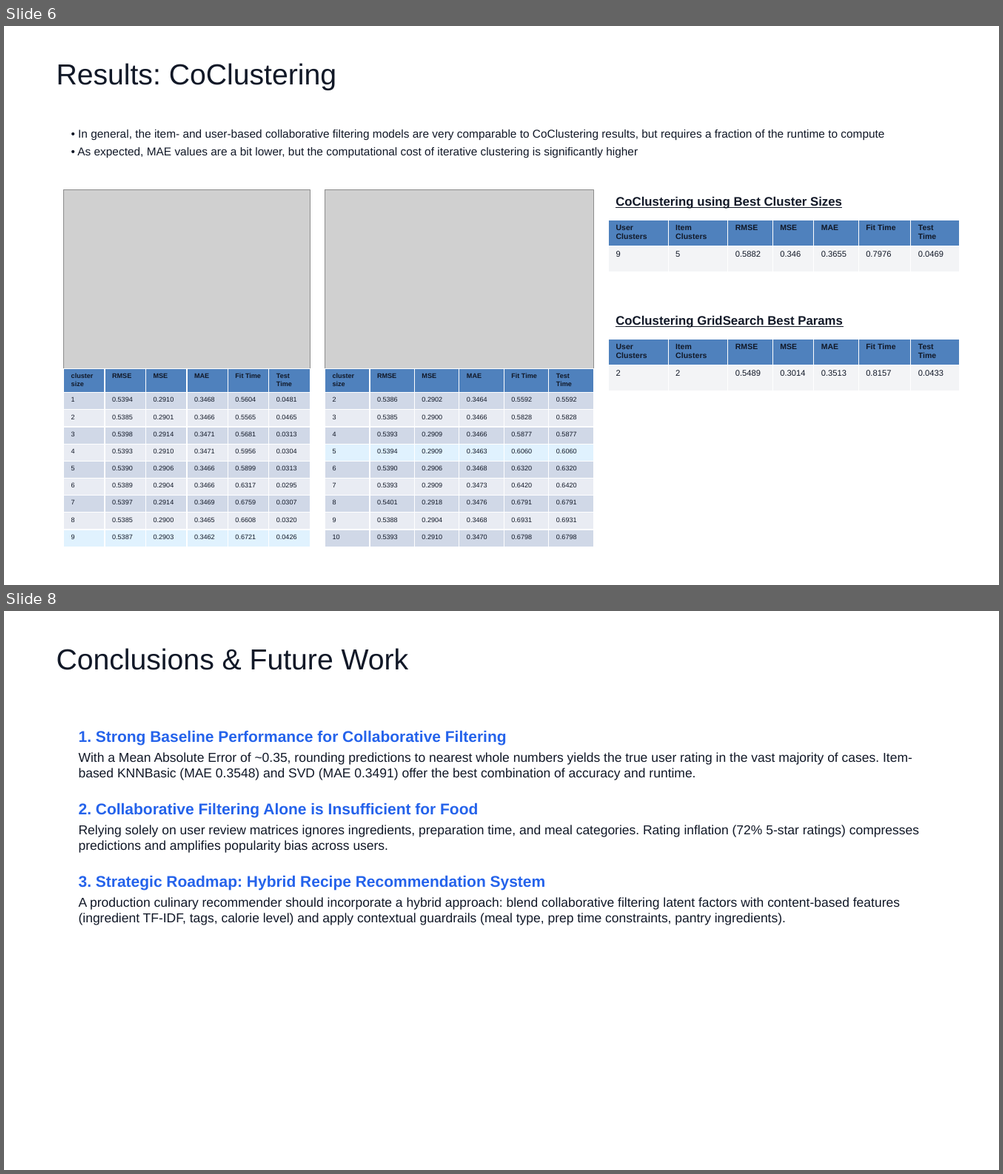
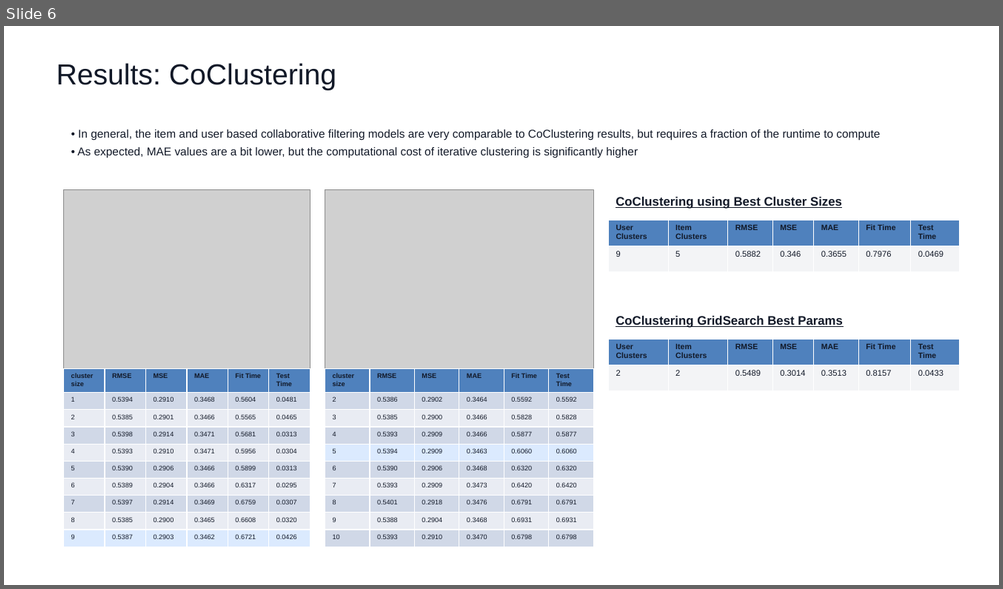
Before and after one commit to vidhyawalke/Recipe-Recommender-System, a slide deck: Recipe_Recommender_Presentation.pptx. Shown one above the other, each under a label of ours: slides 6 and 8 before the commit, slide 6 after it; the slides between them are not shown. The pictures are 1003x1174 and 1003x589 pixels, drawn with LibreOffice and Linux fonts; fonts in the diff are those of the drawing; grey boxes stand for pictures. Boxes give left, top, right and bottom in pixels: in the first picture for what was removed or moved away, otherwise in the second. Text is boxed around its words. In the diff, an @@ line names an element or a change of style, - is before the commit and + after.

```diff
--- a/Recipe_Recommender_Presentation.pptx
+++ b/Recipe_Recommender_Presentation.pptx
@@ slide 8 removed at bbox=[4, 611, 999, 1170], background #FFFFFF @@
@@ rectangle removed at bbox=[4, 611, 999, 1170] @@
@@ text removed at bbox=[57, 648, 409, 670] @@
-Conclusions & Future Work
@@ text removed at bbox=[79, 730, 919, 925] @@
-1. Strong Baseline Performance for Collaborative Filtering
-With a Mean Absolute Error of ~0.35, rounding predictions to nearest whole numbers yields the true user rating in the vast majority of cases. Item-based KNNBasic (MAE 0.3548) and SVD (MAE 0.3491) offer the best combination of accuracy and runtime.
-2. Collaborative Filtering Alone is Insufficient for Food
-Relying solely on user review matrices ignores ingredients, preparation time, and meal categories. Rating inflation (72% 5-star ratings) compresses predictions and amplifies popularity bias across users.
-3. Strategic Roadmap: Hybrid Recipe Recommendation System
-A production culinary recommender should incorporate a hybrid approach: blend collaborative filtering latent factors with content-based features (ingredient TF-IDF, tags, calorie level) and apply contextual guardrails (meal type, prep time constraints, pantry ingredients).
@@ slide 6 changed as well @@
@@ text at bbox=[78, 130, 879, 140]: text changed @@
-• In general, the item- and user-based collaborative filtering models are very comparable to CoClustering results, but requires a fraction of the runtime to compute
+• In general, the item and user based collaborative filtering models are very comparable to CoClustering results, but requires a fraction of the runtime to compute
```
Also in this commit, not shown: 5 other slides changed, 7 slides added, 1 other slide removed.
